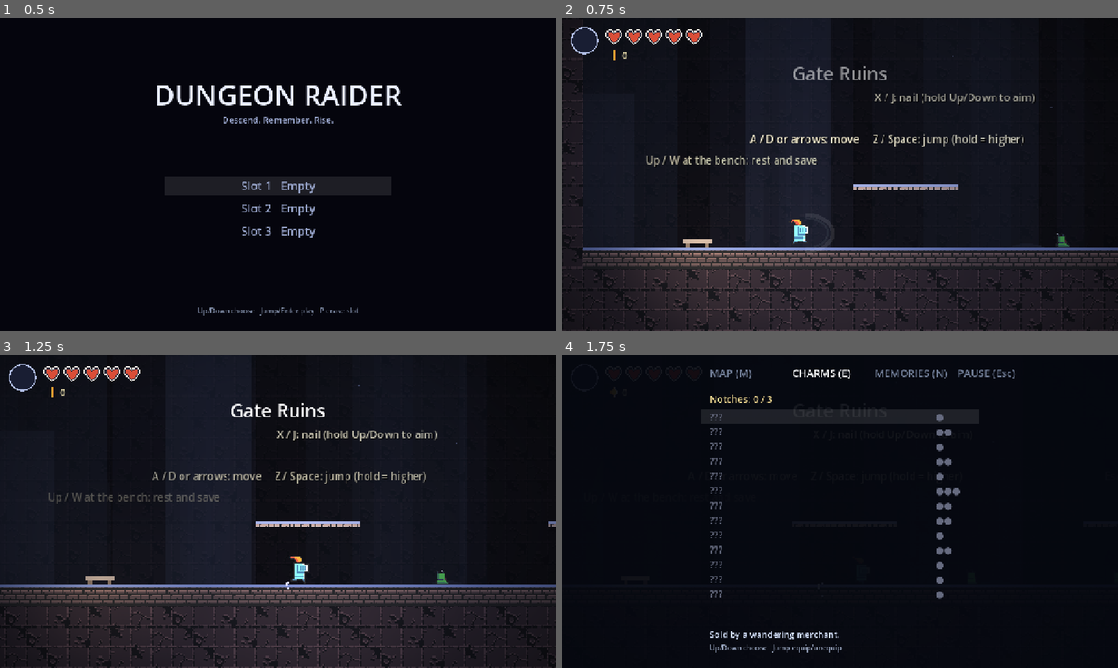
Above: before the commit, frames 1-4 (two rows, left to right).
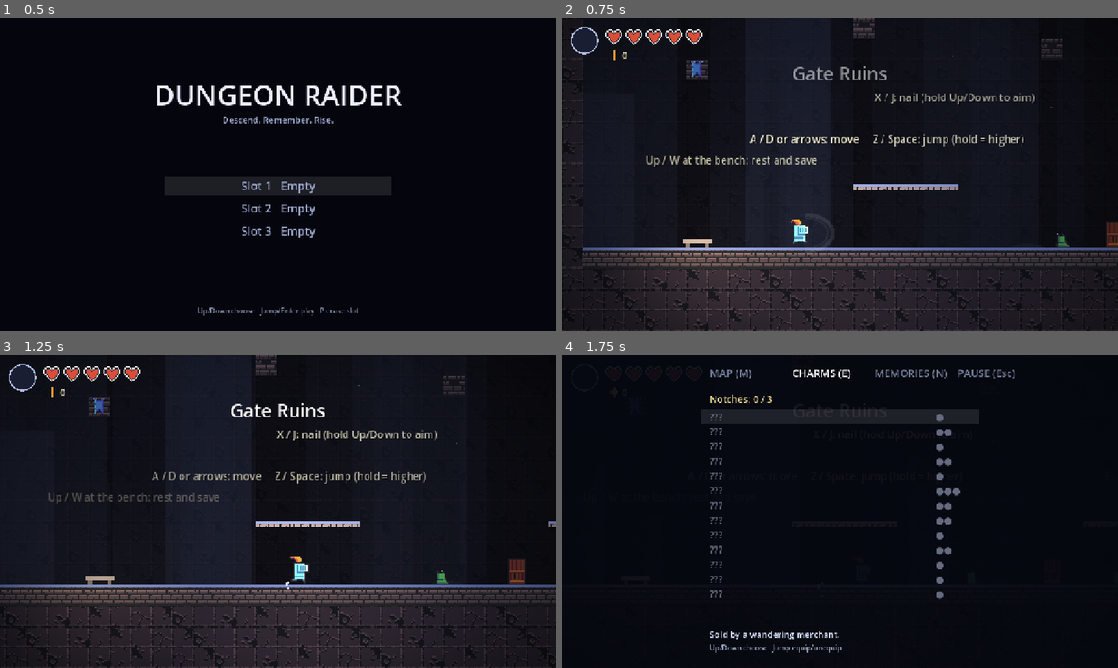
Above: after the commit, the same moments.

Repository: halo07-pixel/dungeon-raider-godot
Game: Godot game, scene res://hk/main.tscn
Same seed, same stepped clock (60 frames per second), same inputs: the game is played once before the commit and once after it.
Inputs (mouse positions are in pixels of both pictures, inside the frame that each line leads up to):
- Up to frame 1 (0.5 s): no input
- Up to frame 2 (0.75 s): tap Enter (ui_accept) at 0.5 s; move the mouse to (962, 158) at 0.52 s; hold D (hk_right) from 0.53 s (still down); tap X (hk_attack) at 0.6 s; click (962, 158) at 0.67 s
- Up to frame 3 (1.25 s): keep holding D (hk_right); tap Z (hk_jump) at 0.77 s
- Up to frame 4 (1.75 s): keep holding D (hk_right); move the mouse to (728, 527) at 1.27 s; tap Tab (hk_charms) at 1.35 s; tap Z (hk_jump) at 1.52 s

Frame 1 is identical in both runs. In frame 2, 0.6% of the frame differs, in the area x 22-100%, y 0-74%; in frame 3, 0.6%, in the area x 16-95%, y 0-74%; in frame 4, less than 0.1%.

Commit message:
feat(hk): trang trí phòng bằng sprite 0x72 (cờ, cột, đài phun, lỗ tường, nhớt, sọ)
deco: header sinh bởi gen_rooms.py, vẽ bởi hk/decor.gd, tắt cùng Atmosphere. Không đổi va chạm/hộp.

Co-Authored-By: Claude Sonnet 5.5 <noreply@anthropic.com>
Claude-Session: https://claude.ai/code/session_017JfCCXxoTqJnAKcYj247Qm

Diff:
--- a/hk/bodies.gd
+++ b/hk/bodies.gd
@@ -12,6 +12,16 @@
 	"column": Rect2(-8, -44, 16, 35),
 	"council_portal_anim": Rect2(-13, -27, 26, 26),
 	"crate": Rect2(-7, -21, 14, 20),
+	"decor_banner_blue": Rect2(-8, -16, 16, 16),
+	"decor_banner_green": Rect2(-8, -16, 16, 16),
+	"decor_banner_red": Rect2(-8, -16, 16, 16),
+	"decor_banner_yellow": Rect2(-8, -16, 16, 16),
+	"decor_column_wall": Rect2(-8, -44, 16, 44),
+	"decor_fountain_blue_anim": Rect2(-8, -39, 16, 39),
+	"decor_fountain_red_anim": Rect2(-8, -39, 16, 39),
+	"decor_goo": Rect2(-8, -32, 16, 32),
+	"decor_hole": Rect2(-8, -16, 16, 16),
+	"decor_skull": Rect2(-3, -9, 6, 6),
 	"doors_frame_left": Rect2(-8, -29, 16, 29),
 	"doors_frame_right": Rect2(-8, -29, 16, 29),
 	"doors_frame_top": Rect2(-13, -3, 26, 3),
--- /dev/null
+++ b/hk/decor.gd
@@ -0,0 +1,26 @@
+extends Node2D
+## Trang trí phòng (cột, cờ, đài phun, sọ...): chỉ vẽ, không va chạm, không đụng hộp. Tắt cùng tuỳ chọn Atmosphere.
+const TILE: int = 32
+const STATE = preload("res://hk/state.gd")
+const SPRITES = preload("res://hk/sprites.gd")
+var items: Array = []   # {kind, col, row} từ header `deco:`; (col,row) = ô chứa chân sprite
+
+## Tên ảnh của loại trang trí; hai sprite có sẵn (column, crate) và hoạt ảnh có tên riêng.
+static func base_of(kind: String) -> String:
+	if kind.begins_with("fountain"):
+		return "decor_%s_anim" % kind
+	if kind in ["column", "crate"]:
+		return kind
+	if kind in ["tome", "sigil"]:
+		return kind + "_anim"
+	return "decor_" + kind
+
+func _process(_d: float) -> void:
+	visible = STATE.atmosphere_on
+	if visible:
+		queue_redraw()
+
+func _draw() -> void:
+	for d in items:
+		var foot := Vector2((float(d["col"]) + 0.5) * TILE, (float(d["row"]) + 1.0) * TILE)
+		SPRITES.draw_body(self, base_of(String(d["kind"])), foot, 2.0, false, Color(0.8, 0.8, 0.85), 4.0)
--- a/hk/room.gd
+++ b/hk/room.gd
@@ -9,6 +9,7 @@
 const STATE = preload("res://hk/state.gd")
 const SPRITES = preload("res://hk/sprites.gd")
 const PLAYER = preload("res://hk/player.gd")
+const DECOR = preload("res://hk/decor.gd")
 const REACH: float = 28.0   # đệm quanh vật thể tương tác (px): đứng sát hình là tương tác được
 const WALL_DIM: Dictionary = {"catacomb": 0.7}   # gạch tường tối đi cho khu có hoạ tiết gắt (hạt tàn lửa)
 const BG_DIM: Dictionary = {"gate": 0.3, "catacomb": 0.13, "vault": 0.3, "archive": 0.25}   # độ sáng gạch nền
@@ -51,6 +52,11 @@
 		_cells.append(row)
 	_parse()
 	_make_bodies()
+	if not data.get("decor", []).is_empty():
+		var dn := Node2D.new()   # trang trí vẽ lại mỗi khung để hoạt ảnh (đài phun, sách) chạy; không va chạm
+		dn.set_script(DECOR)
+		dn.set("items", data["decor"])
+		add_child(dn)
 
 func bounds() -> Rect2:
 	return Rect2(0, 0, cols * TILE, rows * TILE)
--- a/hk/world_data.gd
+++ b/hk/world_data.gd
@@ -1,14 +1,14 @@
 extends RefCounted
 ## Đọc các phòng từ hk/rooms/*.txt. Mỗi file: phần đầu là khai báo "khoá: giá trị", dòng '---', rồi lưới ký tự.
 ##   area: gate|catacomb|vault     name: Tên hiển thị     map: x,y (toạ độ trên bản đồ, đơn vị ô bản đồ)
-##   hint: cột hàng chữ   torch: cột hàng   door N: phòng_đích cửa_đích [needs=cờ]   altar: id=... needs=...   charm: id=...   boss: id=...   gate_flag: cờ
+##   hint: cột hàng chữ   torch: cột hàng   deco: loại cột hàng   door N: phòng_đích cửa_đích [needs=cờ]   altar: id=... needs=...   charm: id=...   boss: id=...   gate_flag: cờ
 ## Ký tự lưới: # tường  = bục một chiều  ^ gai  1-9 cửa  @ điểm xuất phát  B bench  M thương nhân  $ rương geo
 ##   A bàn thờ kỹ năng  C bùa  X boss  G cổng mở khi có cờ  c f s h = quái bò/bay/bắn/húc
 const DIR: String = "res://hk/rooms"
 const MAP_CELL_TILES: float = 8.0   # 1 ô bản đồ = 8x8 ô lưới
 
 static func parse_room(text: String) -> Dictionary:
-	var out: Dictionary = {"area": "gate", "name": "", "map": Vector2(0, 0), "doors": {}, "grid": [], "hints": [], "torches": []}
+	var out: Dictionary = {"area": "gate", "name": "", "map": Vector2(0, 0), "doors": {}, "grid": [], "hints": [], "torches": [], "decor": []}
 	var in_grid: bool = false
 	for raw in text.split("\n"):
 		var line: String = raw.trim_suffix("\r")
@@ -42,6 +42,10 @@
 			var tp: PackedStringArray = val.split(" ", false)
 			if tp.size() == 2:
 				out["torches"].append({"col": int(tp[0]), "row": int(tp[1])})
+		elif key == "deco":   # deco: loại cột hàng — trang trí chỉ để vẽ; (cột, hàng) = ô chứa chân sprite
+			var dp: PackedStringArray = val.split(" ", false)
+			if dp.size() == 3:
+				out["decor"].append({"kind": dp[0], "col": int(dp[1]), "row": int(dp[2])})
 		elif key == "map":
 			var xy: PackedStringArray = val.split(",")
 			out["map"] = Vector2(float(xy[0]), float(xy[1]))
--- /dev/null
+++ b/tools/tests/hk_decor_test.gd
@@ -0,0 +1,62 @@
+extends SceneTree
+## Test trang trí phòng: loại hợp lệ + có sprite, ô phủ trống, tối đa 6/phòng, chỉ trang trí (không hộp), bật/tắt theo Atmosphere.
+var fails: int = 0
+
+func ck(c: bool, m: String) -> void:
+	if not c:
+		fails += 1
+		print("FAIL: ", m)
+
+func _init() -> void:
+	await process_frame
+	var St = load("res://hk/state.gd")
+	var WD = load("res://hk/world_data.gd")
+	var SP = load("res://hk/sprites.gd")
+	var DEC = load("res://hk/decor.gd")
+	St.boot = "keep"
+	St.reset()
+	St.save_path = "user://hk_decor_save.json"
+	St.delete_save()
+	var height: Dictionary = {"column": 3, "column_wall": 3, "crate": 2, "skull": 1, "fountain_red": 3, "fountain_blue": 3, "tome": 1, "sigil": 1, "banner_red": 1, "banner_blue": 1, "banner_green": 1, "banner_yellow": 1, "hole": 1, "goo": 2}
+	var rooms: Dictionary = WD.load_all()
+	var total: int = 0
+	for rid in rooms:
+		var items: Array = rooms[rid]["decor"]
+		total += items.size()
+		ck(items.size() <= 6, "%s: tối đa 6 món (%d)" % [rid, items.size()])
+		var g: Array = rooms[rid]["grid"]
+		for d in items:
+			var k: String = String(d["kind"])
+			ck(height.has(k), "%s: loại lạ %s" % [rid, k])
+			if not height.has(k):
+				continue
+			var base: String = DEC.base_of(k)
+			ck(SP.anim(base, 4.0) != null, "%s: thiếu sprite %s" % [rid, base])
+			for y in range(int(d["row"]) - int(height[k]) + 1, int(d["row"]) + 1):
+				for x in range(int(d["col"]) - 1, int(d["col"]) + 2):
+					ck(String(g[y])[x] == ".", "%s: %s đè ô (%d,%d)" % [rid, k, x, y])
+	ck(total >= 100, "có trang trí trong các phòng (%d)" % total)
+	# trong phòng thật: là node con chỉ để vẽ, bật/tắt theo STATE.atmosphere_on
+	var w := Node2D.new()
+	w.set_script(load("res://hk/world.gd"))
+	root.add_child(w)
+	await create_timer(0.3).timeout
+	var dn: Node = null
+	for c in w.room.get_children():
+		if c.get_script() == DEC:
+			dn = c
+	ck(dn != null, "phòng đầu có node trang trí")
+	if dn:
+		ck(not dn.items.is_empty(), "node có món")
+		ck(dn.visible, "mặc định hiện")
+		St.atmosphere_on = false
+		await process_frame
+		await process_frame
+		ck(not dn.visible, "tắt Atmosphere thì ẩn")
+		St.atmosphere_on = true
+		await process_frame
+		await process_frame
+		ck(dn.visible, "bật lại thì hiện")
+	St.delete_save()
+	print("hk_decor_test: ", "OK" if fails == 0 else "%d lỗi" % fails)
+	quit(1 if fails > 0 else 0)
Binary file added: assets/dungeon/decor_banner_blue.png
Binary file added: assets/dungeon/decor_banner_green.png
Binary file added: assets/dungeon/decor_banner_red.png
Binary file added: assets/dungeon/decor_banner_yellow.png
Binary file added: assets/dungeon/decor_column_wall.png
Binary file added: assets/dungeon/decor_fountain_blue_anim_f0.png
Binary file added: assets/dungeon/decor_fountain_blue_anim_f1.png
Binary file added: assets/dungeon/decor_fountain_blue_anim_f2.png
Binary file added: assets/dungeon/decor_fountain_red_anim_f0.png
Binary file added: assets/dungeon/decor_fountain_red_anim_f1.png
Binary file added: assets/dungeon/decor_fountain_red_anim_f2.png
Binary file added: assets/dungeon/decor_goo.png
(and 38 more such lines)
